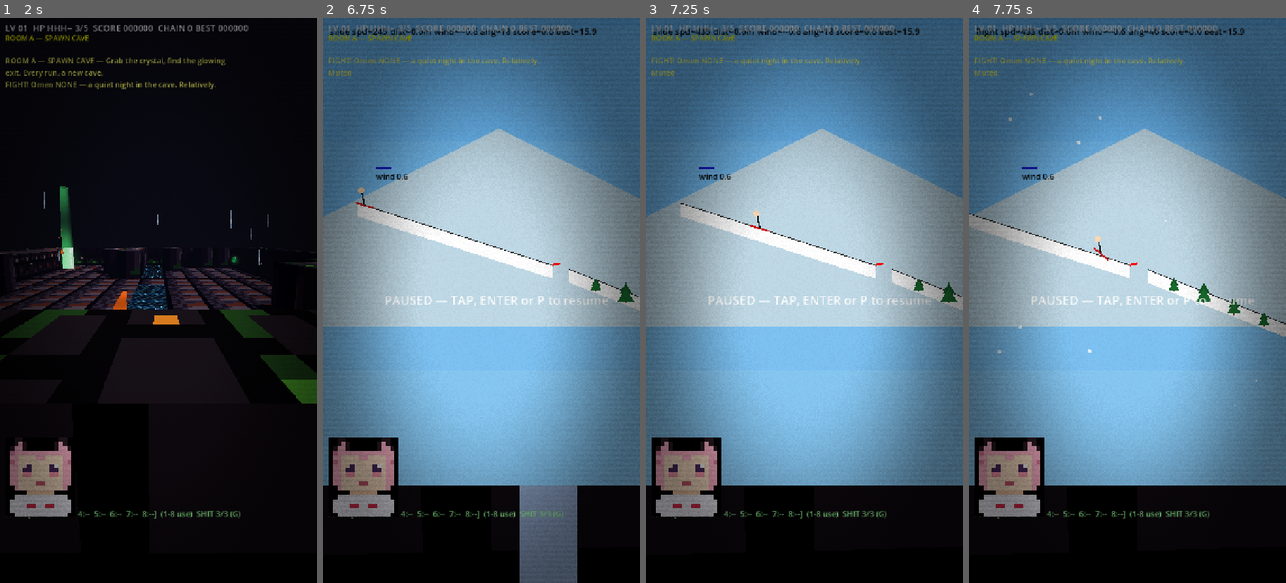
Above: before the commit, frames 1-4 (left to right).
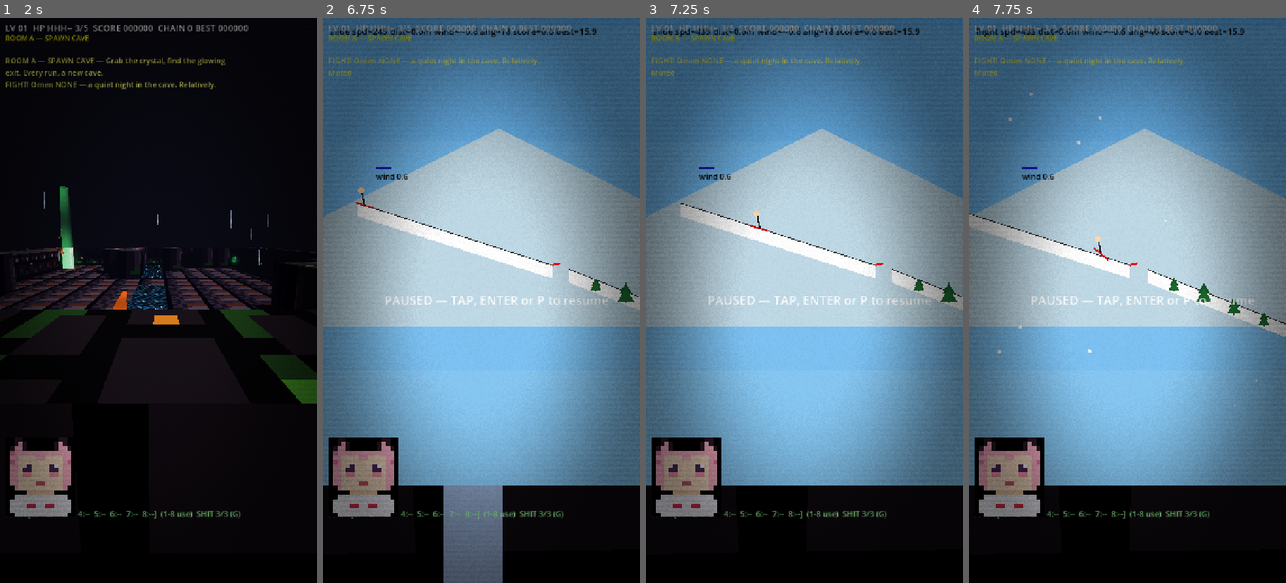
Above: after the commit, the same moments.

Repository: taistelupelto-rgb/tuomon-oma-videopeli
Game: Godot game, scene res://main.tscn
The game is run twice, just before and just after one commit, with the same random seed, the same clock (stepped at 60 frames per second) and the same inputs. Sound files missing from this copy of the repository are replaced by a short silence.
Inputs (mouse positions are in pixels of both pictures, inside the frame that each line leads up to):
- Up to frame 1 (2 s): click "TAP TO START / CONTINUE" at 0.5 s; click "SKIP >>" at 1.25 s
- Up to frame 2 (6.75 s): tap Enter at 2 s; move the mouse to (551, 272) at 2.02 s; hold Right 2.03-2.75 s; tap J at 2.1 s; click (551, 272) at 2.17 s; tap Space at 2.27, 5.27 s; drag from (418, 328) to (465, 413) at 2.77 s; move the mouse to (513, 176) at 3.52 s; hold Right 3.53-4.25 s; tap Keypad Enter at 3.6 s; drag from (465, 413) to (386, 215) at 4.27 s; move the mouse to (576, 385) at 5.02 s; hold Left 5.03-5.75 s; tap P at 5.1 s; drag from (386, 215) to (433, 159) at 5.77 s; move the mouse to (497, 300) at 6.52 s; hold S from 6.53 s (still down); tap M at 6.6 s; click (497, 300) at 6.67 s
- Up to frame 3 (7.25 s): keep holding S
- Up to frame 4 (7.75 s): release S at 7.25 s; drag from (1079, 159) to (1064, 328) at 7.27 s

Frame 1 is identical in both runs. In frame 2, 6.3% of the frame differs, in the area x 38-81%, y 82-100%; in frame 3, less than 0.1%; in frame 4, less than 0.1%.

Commit message:
fix: calm turn speed to 2.1 rad/s, stick to match

Diff:
--- a/main.gd
+++ b/main.gd
@@ -12,8 +12,8 @@
 var exit_cell: Vector2i = Vector2i(18, 6)
 const SPAWN_CELL := Vector2i(1, 6)
 const WALK_SPEED := 5.2
-const TURN_SPEED := 3.4
-const LOOK_YAW := 3.8 # right-stick max yaw rate, rad/s
+const TURN_SPEED := 2.1
+const LOOK_YAW := 2.4 # right-stick max yaw rate, rad/s
 const LOOK_PITCH := 2.6 # right-stick max pitch rate, rad/s
 const LOOK_EXPO := 1.35 # stick curve: fine aim center, fast edges
 const LOOK_DEAD := 0.12 # stick deadzone
